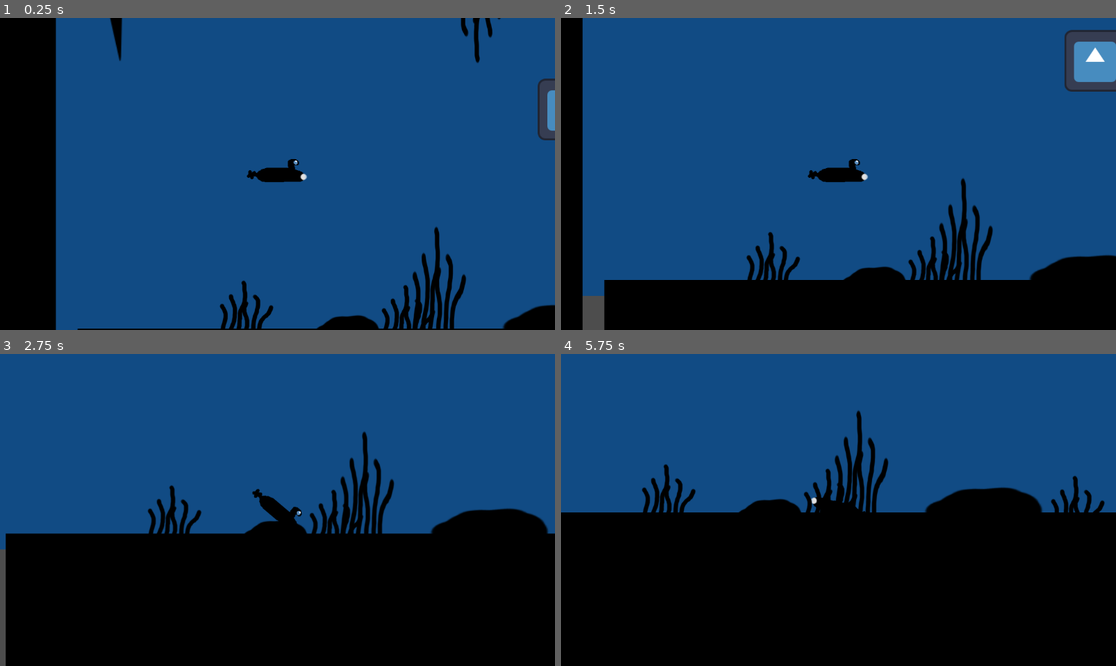
Above: before the commit, frames 1-4 (two rows, left to right).
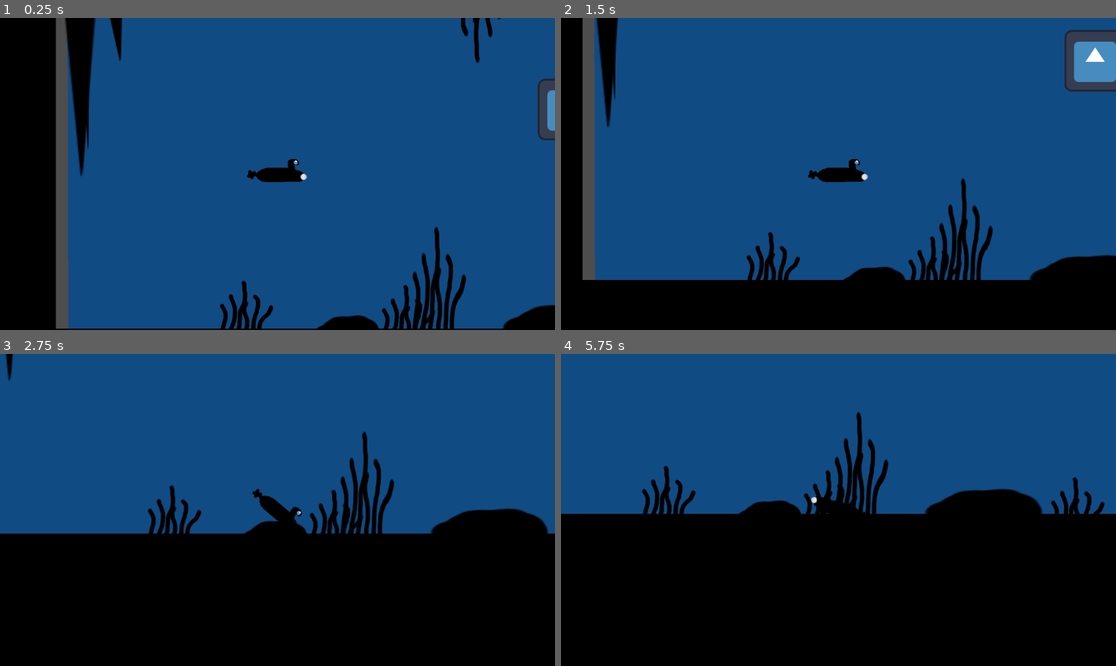
Above: after the commit, the same moments.

Repository: EddieRowe/godot-wild-jam-82
Game: Godot game, scene res://levels/level_1.tscn
Same seed, same stepped clock (60 frames per second), same inputs: the game is played once before the commit and once after it. The engine's default icon, where the game draws it, is replaced by a stand-in: a white triangle on a blue panel in a dark square.
Inputs:
- Up to frame 1 (0.25 s): no input
- Up to frame 2 (1.5 s): hold Right (ui_right) 0.53-1.28 s; hold Left (ui_left) from 1.28 s (still down)
- Up to frame 3 (2.75 s): release Left (ui_left) at 2.03 s; hold Right (ui_right) from 2.03 s (still down)
- Up to frame 4 (5.75 s): release Right (ui_right) at 2.78 s; hold Up (ui_up) 2.78-3.53 s; hold Left (ui_left) from 3.53 s (still down)

The runs differ from the first frame. In frame 1, 3.8% of the frame differs, in the area x 10-18%, y 0-100%; in frame 2, 3.4%; in frame 3, 0.5%; in frame 4, 1.0%.

Commit message:
Level 1 terrain

Diff:
--- a/levels/level_1.tscn
+++ b/levels/level_1.tscn
@@ -8,24 +8,29 @@
 [ext_resource type="PackedScene" uid="uid://cbasaylk3eohx" path="res://prefabs/rock_1.tscn" id="5_n46q3"]
 [ext_resource type="PackedScene" uid="uid://vv3icacjpd3r" path="res://prefabs/rock_2.tscn" id="6_btoec"]
 [ext_resource type="PackedScene" uid="uid://df4eaxgeperka" path="res://prefabs/stalactite.tscn" id="8_l53as"]
-[ext_resource type="PackedScene" uid="uid://dhh22p6ic0tqq" path="res://prefabs/rock_large.tscn" id="9_3sk1a"]
+[ext_resource type="PackedScene" uid="uid://dhh22p6ic0tqq" path="res://prefabs/rock_3.tscn" id="9_3sk1a"]
+[ext_resource type="PackedScene" uid="uid://ortbhodpm47m" path="res://prefabs/stalectite_med.tscn" id="10_08mmt"]
+[ext_resource type="PackedScene" uid="uid://wyj4yseicfyb" path="res://prefabs/stalectite_large.tscn" id="11_5ot28"]
+[ext_resource type="PackedScene" uid="uid://bck55k4gxutt3" path="res://prefabs/rock_large.tscn" id="12_aerfg"]
+[ext_resource type="PackedScene" uid="uid://cnkw37u6tf7mw" path="res://prefabs/rock_colossal.tscn" id="13_nmsli"]
+[ext_resource type="PackedScene" uid="uid://bvpj80d4ko5rs" path="res://prefabs/rock_ceiling.tscn" id="14_betor"]
 
 [sub_resource type="CircleShape2D" id="CircleShape2D_vn7o3"]
 radius = 61.0737
 
 [sub_resource type="RectangleShape2D" id="RectangleShape2D_bt44k"]
-size = Vector2(8933.02, 118.5)
+size = Vector2(24896.2, 118.5)
 
 [node name="Level1" type="Node2D"]
 
 [node name="Main Audio" parent="." instance=ExtResource("1_l53as")]
 
 [node name="ColorRect" type="ColorRect" parent="."]
-offset_left = -275.0
-offset_top = -49.0
-offset_right = 7722.0
-offset_bottom = 757.0
-rotation = 0.00350999
+offset_left = -26.0
+offset_top = -20.0
+offset_right = 23723.0
+offset_bottom = 786.0
+rotation = -0.00248979
 color = Color(0.0666667, 0.294118, 0.517647, 1)
 
 [node name="Player" parent="." instance=ExtResource("1_vn7o3")]
@@ -51,13 +56,13 @@
 script = ExtResource("2_bt44k")
 
 [node name="CollisionShape2D" type="CollisionShape2D" parent="Boundaries/BOUNDARYRigidBody2D"]
-position = Vector2(2453.49, -26)
+position = Vector2(10666.9, 10)
 shape = SubResource("RectangleShape2D_bt44k")
 
 [node name="ColorRect" type="ColorRect" parent="Boundaries/BOUNDARYRigidBody2D"]
-offset_left = -550.0
+offset_left = -567.0
 offset_top = -663.0
-offset_right = 7219.0
+offset_right = 23207.0
 offset_bottom = 68.0
 color = Color(0, 0, 0, 1)
 
@@ -91,13 +96,13 @@
 script = ExtResource("2_bt44k")
 
 [node name="CollisionShape2D" type="CollisionShape2D" parent="Boundaries/BOUNDARYRigidBody2D2"]
-position = Vector2(3888, 233)
+position = Vector2(11436, 230)
 shape = SubResource("RectangleShape2D_bt44k")
 
 [node name="ColorRect2" type="ColorRect" parent="Boundaries/BOUNDARYRigidBody2D2"]
-offset_left = -494.0
+offset_left = -554.0
 offset_top = 164.0
-offset_right = 7252.0
+offset_right = 23236.0
 offset_bottom = 985.0
 color = Color(0, 0, 0, 1)
 
@@ -116,6 +121,75 @@
 
 [node name="Rock3" parent="Boundaries/BOUNDARYRigidBody2D2" instance=ExtResource("5_n46q3")]
 position = Vector2(2236, 127)
+freeze = true
+
+[node name="Rock4" parent="Boundaries/BOUNDARYRigidBody2D2" instance=ExtResource("5_n46q3")]
+position = Vector2(14198, 124)
+freeze = true
+
+[node name="Kelp5" parent="Boundaries/BOUNDARYRigidBody2D2" instance=ExtResource("4_kx6l7")]
+position = Vector2(16404, -533)
+rotation = 3.06007
+
+[node name="Kelp6" parent="Boundaries/BOUNDARYRigidBody2D2" instance=ExtResource("4_kx6l7")]
+position = Vector2(20698, 118)
+
+[node name="Kelp7" parent="Boundaries/BOUNDARYRigidBody2D2" instance=ExtResource("4_kx6l7")]
+position = Vector2(21126, 155)
+
+[node name="Kelp8" parent="Boundaries/BOUNDARYRigidBody2D2" instance=ExtResource("4_kx6l7")]
+position = Vector2(21298.5, 95)
+scale = Vector2(1.06081, 1.44048)
+
+[node name="Kelp9" parent="Boundaries/BOUNDARYRigidBody2D2" instance=ExtResource("4_kx6l7")]
+position = Vector2(21214, 135)
+
+[node name="Kelp10" parent="Boundaries/BOUNDARYRigidBody2D2" instance=ExtResource("4_kx6l7")]
+position = Vector2(20917, 155)
+
+[node name="Kelp11" parent="Boundaries/BOUNDARYRigidBody2D2" instance=ExtResource("4_kx6l7")]
+position = Vector2(21380, 158)
+
+[node name="Kelp12" parent="Boundaries/BOUNDARYRigidBody2D2" instance=ExtResource("4_kx6l7")]
+position = Vector2(21537, 144)
+
+[node name="Kelp13" parent="Boundaries/BOUNDARYRigidBody2D2" instance=ExtResource("4_kx6l7")]
+position = Vector2(20838, -512)
+rotation = 3.12187
+scale = Vector2(1, 1.88126)
+
+[node name="Kelp14" parent="Boundaries/BOUNDARYRigidBody2D2" instance=ExtResource("4_kx6l7")]
+position = Vector2(20937, -555)
+rotation = 3.136
+
+[node name="Kelp15" parent="Boundaries/BOUNDARYRigidBody2D2" instance=ExtResource("4_kx6l7")]
+position = Vector2(20489, -549)
+rotation = 3.1249
+
+[node name="Kelp16" parent="Boundaries/BOUNDARYRigidBody2D2" instance=ExtResource("4_kx6l7")]
+position = Vector2(19705, -581)
+rotation = 3.13788
+
+[node name="Kelp17" parent="Boundaries/BOUNDARYRigidBody2D2" instance=ExtResource("4_kx6l7")]
+position = Vector2(20252, 147)
+
+[node name="Kelp18" parent="Boundaries/BOUNDARYRigidBody2D2" instance=ExtResource("4_kx6l7")]
+position = Vector2(20744, -556)
+rotation = -3.10247
+
+[node name="Kelp19" parent="Boundaries/BOUNDARYRigidBody2D2" instance=ExtResource("4_kx6l7")]
+position = Vector2(20206, -575)
+rotation = -3.06525
+
+[node name="Kelp20" parent="Boundaries/BOUNDARYRigidBody2D2" instance=ExtResource("4_kx6l7")]
+position = Vector2(21925, 89)
+scale = Vector2(1.27027, 1.77976)
+
+[node name="Kelp21" parent="Boundaries/BOUNDARYRigidBody2D2" instance=ExtResource("4_kx6l7")]
+position = Vector2(21823, 152)
+
+[node name="Kelp22" parent="Boundaries/BOUNDARYRigidBody2D2" instance=ExtResource("4_kx6l7")]
+position = Vector2(21980, 161)
 
 [node name="Obstacles" type="Node2D" parent="."]
 
@@ -179,8 +253,8 @@
 scale = Vector2(1.2027, 1.70238)
 
 [node name="RockLarge" parent="." instance=ExtResource("9_3sk1a")]
-position = Vector2(4650, 827)
-rotation = -3.14297
+position = Vector2(2558, 171)
+rotation = -6.27721
 scale = Vector2(2.34716, 1.37067)
 freeze = true
 
@@ -207,3 +281,400 @@
 [node name="Stalactite5" parent="." instance=ExtResource("8_l53as")]
 position = Vector2(5075, -5)
 freeze = true
+
+[node name="Kelp14" parent="." instance=ExtResource("4_kx6l7")]
+position = Vector2(4788, 684)
+
+[node name="Kelp15" parent="." instance=ExtResource("4_kx6l7")]
+position = Vector2(4890, 636)
+scale = Vector2(1, 2.77976)
+
+[node name="StalectiteMed" parent="." instance=ExtResource("10_08mmt")]
+freeze = true
+
+[node name="StalectiteMed2" parent="." instance=ExtResource("10_08mmt")]
+position = Vector2(5465, -9)
+freeze = true
+
+[node name="Stalactite6" parent="." instance=ExtResource("8_l53as")]
+position = Vector2(5594, -59)
+freeze = true
+
+[node name="Kelp16" parent="." instance=ExtResource("4_kx6l7")]
+position = Vector2(5313, 9.99998)
+rotation = 3.12204
+scale = Vector2(1, 1.22024)
+
+[node name="Kelp17" parent="." instance=ExtResource("4_kx6l7")]
+position = Vector2(5263, -4.00003)
+rotation = 3.08904
+
+[node name="Kelp18" parent="." instance=ExtResource("4_kx6l7")]
+position = Vector2(5851, -13)
+rotation = 2.98593
+
+[node name="Kelp19" parent="." instance=ExtResource("4_kx6l7")]
+position = Vector2(4505, -8.00002)
+rotation = 3.10864
+
+[node name="Kelp20" parent="." instance=ExtResource("4_kx6l7")]
+position = Vector2(4072, 561)
+
+[node name="StalectiteLarge" parent="." instance=ExtResource("11_5ot28")]
+freeze = true
+
+[node name="StalectiteLarge2" parent="." instance=ExtResource("11_5ot28")]
+position = Vector2(6048, -11)
+freeze = true
+
+[node name="Rock4" parent="." instance=ExtResource("5_n46q3")]
+position = Vector2(5663, 695)
+freeze = true
+
+[node name="Kelp21" parent="." instance=ExtResource("4_kx6l7")]
+position = Vector2(5588, 699)
+
+[node name="Kelp22" parent="." instance=ExtResource("4_kx6l7")]
+position = Vector2(5906, 622)
+scale = Vector2(1, 2.71429)
+
+[node name="Kelp23" parent="." instance=ExtResource("4_kx6l7")]
+position = Vector2(5998, 686)
+
+[node name="Kelp24" parent="." instance=ExtResource("4_kx6l7")]
+position = Vector2(6619, 10)
+rotation = 3.14015
+
+[node name="Kelp25" parent="." instance=ExtResource("4_kx6l7")]
+position = Vector2(6703, 5.99999)
+rotation = -3.58314
+
+[node name="RockLarge2" parent="." instance=ExtResource("9_3sk1a")]
+position = Vector2(6184, 297)
+freeze = true
+
+[node name="Kelp26" parent="." instance=ExtResource("4_kx6l7")]
+position = Vector2(7413, 691)
+
+[node name="Kelp27" parent="." instance=ExtResource("4_kx6l7")]
+position = Vector2(7494, 594)
+scale = Vector2(1.31081, 2.64286)
+
+[node name="Kelp28" parent="." instance=ExtResource("4_kx6l7")]
+position = Vector2(7592, 663)
+scale = Vector2(1, 2.76786)
+
+[node name="Kelp29" parent="." instance=ExtResource("4_kx6l7")]
+position = Vector2(7659, 687)
+
+[node name="Kelp30" parent="." instance=ExtResource("4_kx6l7")]
+position = Vector2(8006, 674)
+
+[node name="Rock5" parent="." instance=ExtResource("6_btoec")]
+position = Vector2(7807, 264)
+
+[node name="Rock6" parent="." instance=ExtResource("5_n46q3")]
+position = Vector2(7857, 724)
+freeze = true
+
+[node name="Kelp31" parent="." instance=ExtResource("4_kx6l7")]
+position = Vector2(8762, 645)
+scale = Vector2(1, 1.99405)
+
+[node name="Kelp32" parent="." instance=ExtResource("4_kx6l7")]
+position = Vector2(7522, 44)
+rotation = -3.13206
+scale = Vector2(1, 2.09162)
+
+[node name="Kelp33" parent="." instance=ExtResource("4_kx6l7")]
+position = Vector2(7622, 21.9999)
+rotation = 2.94388
+
+[node name="RockLarge3" parent="." instance=ExtResource("12_aerfg")]
+position = Vector2(13380, 618)
+freeze = true
+
+[node name="RockLarge4" parent="." instance=ExtResource("12_aerfg")]
+position = Vector2(10035, 452)
+freeze = true
+
+[node name="Kelp34" parent="." instance=ExtResource("4_kx6l7")]
+position = Vector2(9831, 682)
+
+[node name="Kelp35" parent="." instance=ExtResource("4_kx6l7")]
+position = Vector2(9755, 582)
+scale = Vector2(1, 3.4881)
+
+[node name="Kelp36" parent="." instance=ExtResource("4_kx6l7")]
+position = Vector2(9689, 672)
+scale = Vector2(1.28378, 1.42262)
+
+[node name="Kelp37" parent="." instance=ExtResource("4_kx6l7")]
+position = Vector2(9580, 651)
+scale = Vector2(1, 1.97024)
+
+[node name="Kelp38" parent="." instance=ExtResource("4_kx6l7")]
+position = Vector2(9409, 691)
+
+[node name="Kelp39" parent="." instance=ExtResource("4_kx6l7")]
+position = Vector2(9501, 732)
+
+[node name="Stalactite7" parent="." instance=ExtResource("8_l53as")]
+position = Vector2(9059, -15)
+freeze = true
+
+[node name="Stalactite8" parent="." instance=ExtResource("8_l53as")]
+position = Vector2(9168, 14)
+freeze = true
+
+[node name="Rock7" parent="." instance=ExtResource("5_n46q3")]
+position = Vector2(10705, 682)
+
+[node name="Kelp40" parent="." instance=ExtResource("4_kx6l7")]
+position = Vector2(10738, 611)
+
+[node name="RockLarge5" parent="." instance=ExtResource("9_3sk1a")]
+position = Vector2(11909, 298)
+freeze = true
+
+[node name="RockLarge6" parent="." instance=ExtResource("9_3sk1a")]
+position = Vector2(11558, 255)
+freeze = true
+
+[node name="Kelp41" parent="." instance=ExtResource("4_kx6l7")]
+position = Vector2(11487, 674)
+
+[node name="Kelp42" parent="." instance=ExtResource("4_kx6l7")]
+position = Vector2(11403, 651)
+scale = Vector2(1, 2.8631)
+
+[node name="Kelp43" parent="." instance=ExtResource("4_kx6l7")]
+position = Vector2(13183, 695)
+
+[node name="StalectiteLarge3" parent="." instance=ExtResource("11_5ot28")]
+position = Vector2(14431, -20)
+freeze = true
+
+[node name="Kelp44" parent="." instance=ExtResource("4_kx6l7")]
+position = Vector2(14307, 685)
+scale = Vector2(1, 2.19643)
+
+[node name="Kelp45" parent="." instance=ExtResource("4_kx6l7")]
+position = Vector2(14391, 673)
+
+[node name="Kelp46" parent="." instance=ExtResource("4_kx6l7")]
+position = Vector2(14244, 727)
+
+[node name="Kelp47" parent="." instance=ExtResource("4_kx6l7")]
+position = Vector2(14995, 663)
+scale = Vector2(1.31081, 2.21429)
+
+[node name="Kelp48" parent="." instance=ExtResource("4_kx6l7")]
+position = Vector2(14917, 641)
+scale = Vector2(1, 2.51786)
+
+[node name="Kelp49" parent="." instance=ExtResource("4_kx6l7")]
+position = Vector2(14867, 637)
+scale = Vector2(1, 1.57143)
+
+[node name="Kelp50" parent="." instance=ExtResource("4_kx6l7")]
+position = Vector2(12154, 65.0001)
+rotation = 3.07075
+scale = Vector2(1, 2.01337)
+
+[node name="Kelp51" parent="." instance=ExtResource("4_kx6l7")]
+position = Vector2(12027, 25)
+rotation = 3.12592
+
+[node name="Kelp52" parent="." instance=ExtResource("4_kx6l7")]
+position = Vector2(12723, 8)
+rotation = -3.13516
+
+[node name="Kelp53" parent="." instance=ExtResource("4_kx6l7")]
+position = Vector2(13158, 12)
+rotation = 3.02672
+
+[node name="Kelp54" parent="." instance=ExtResource("4_kx6l7")]
+position = Vector2(13267, 48.0001)
+rotation = 3.04292
+scale = Vector2(1, 2.56865)
+
+[node name="Kelp55" parent="." instance=ExtResource("4_kx6l7")]
+position = Vector2(10364, 24.9998)
+rotation = 2.92655
+scale = Vector2(1, 1.5)
+
+[node name="StalectiteMed3" parent="." instance=ExtResource("10_08mmt")]
+position = Vector2(15131, -142)
+freeze = true
+
+[node name="Kelp56" parent="." instance=ExtResource("4_kx6l7")]
+position = Vector2(15051, 689)
+
+[node name="Stalactite9" parent="." instance=ExtResource("8_l53as")]
+position = Vector2(15366, -71)
+freeze = true
+
+[node name="Stalactite10" parent="." instance=ExtResource("8_l53as")]
+position = Vector2(15546, -4)
+freeze = true
+
+[node name="RockLarge7" parent="." instance=ExtResource("9_3sk1a")]
+position = Vector2(15500, 322)
+freeze = true
+
+[node name="Rock8" parent="." instance=ExtResource("6_btoec")]
+position = Vector2(16147, 380)
+
+[node name="Kelp57" parent="." instance=ExtResource("4_kx6l7")]
+position = Vector2(16365, 643)
+
+[node name="Kelp58" parent="." instance=ExtResource("4_kx6l7")]
+position = Vector2(16628, 518)
+scale = Vector2(1, 2.14286)
+
+[node name="Kelp59" parent="." instance=ExtResource("4_kx6l7")]
+position = Vector2(16749, 577)
+
+[node name="StalectiteLarge4" parent="." instance=ExtResource("11_5ot28")]
+position = Vector2(17361, 15)
+freeze = true
+
+[node name="StalectiteMed4" parent="." instance=ExtResource("10_08mmt")]
+position = Vector2(17524, 7)
+freeze = true
+
+[node name="Stalactite11" parent="." instance=ExtResource("8_l53as")]
+position = Vector2(17624, 15)
+freeze = true
+
+[node name="Kelp60" parent="." instance=ExtResource("4_kx6l7")]
+position = Vector2(17010, 54.9997)
+rotation = -3.22832
+scale = Vector2(1, 1.67262)
+
+[node name="RockCollosal" parent="." instance=ExtResource("13_nmsli")]
+position = Vector2(18087, 391)
+freeze = true
+
+[node name="RockLarge8" parent="." instance=ExtResource("12_aerfg")]
+position = Vector2(19950, 508)
+freeze = true
+
+[node name="Kelp61" parent="." instance=ExtResource("4_kx6l7")]
+position = Vector2(19744, 604)
+scale = Vector2(1.98649, 3.1369)
+
+[node name="Kelp62" parent="." instance=ExtResource("4_kx6l7")]
+position = Vector2(19637, 530)
+scale = Vector2(1, 2.7381)
+
+[node name="Kelp63" parent="." instance=ExtResource("4_kx6l7")]
+position = Vector2(20055, 458)
+
+[node name="Kelp64" parent="." instance=ExtResource("4_kx6l7")]
+position = Vector2(17786, 659)
+scale = Vector2(1, 2.04167)
+
+[node name="Kelp65" parent="." instance=ExtResource("4_kx6l7")]
+position = Vector2(17699, 631)
+scale = Vector2(1, 2.31548)
+
+[node name="Kelp66" parent="." instance=ExtResource("4_kx6l7")]
+position = Vector2(17582, 700)
+
+[node name="Kelp67" parent="." instance=ExtResource("4_kx6l7")]
+position = Vector2(17285, 575)
+scale = Vector2(1, 3.08929)
+
+[node name="Kelp68" parent="." instance=ExtResource("4_kx6l7")]
+position = Vector2(17194, 648)
+scale = Vector2(1, 1.82143)
+
+[node name="Rock9" parent="." instance=ExtResource("5_n46q3")]
+position = Vector2(17235, 679)
+freeze = true
+
+[node name="Stalactite12" parent="." instance=ExtResource("8_l53as")]
+position = Vector2(18083, -39)
+freeze = true
+
+[node name="Kelp69" parent="." instance=ExtResource("4_kx6l7")]
+position = Vector2(17941, -27)
+rotation = -3.12741
+
+[node name="StalectiteMed5" parent="." instance=ExtResource("10_08mmt")]
+position = Vector2(19670, -156)
+freeze = true
+
+[node name="Stalactite13" parent="." instance=ExtResource("8_l53as")]
+position = Vector2(19478, -56)
+
+[node name="Kelp70" parent="." instance=ExtResource("4_kx6l7")]
+position = Vector2(21011, 643)
+scale = Vector2(1.02027, 1.93452)
+
+[node name="Kelp71" parent="." instance=ExtResource("4_kx6l7")]
+position = Vector2(21093, 613)
+scale = Vector2(1.20946, 2.73214)
+
+[node name="Kelp72" parent="." instance=ExtResource("4_kx6l7")]
+position = Vector2(20487, 43)
+rotation = -3.05674
+scale = Vector2(1, 1.64286)
+
+[node name="Kelp73" parent="." instance=ExtResource("4_kx6l7")]
+position = Vector2(20448, -3)
+rotation = 2.85809
+
+[node name="Kelp74" parent="." instance=ExtResource("4_kx6l7")]
+position = Vector2(22506, 604.5)
+scale = Vector2(1, 2.05357)
+
+[node name="Kelp75" parent="." instance=ExtResource("4_kx6l7")]
+position = Vector2(22574, 713)
+
+[node name="RockCeiling" parent="." instance=ExtResource("14_betor")]
+position = Vector2(21439, -54)
+freeze = true
+
+[node name="Kelp76" parent="." instance=ExtResource("4_kx6l7")]
+position = Vector2(23108, 23)
+rotation = 3.03716
+scale = Vector2(1, 1.67857)
+
+[node name="Kelp77" parent="." instance=ExtResource("4_kx6l7")]
+position = Vector2(23167, 5.99976)
+rotation = 2.98118
+
+[node name="Kelp78" parent="." instance=ExtResource("4_kx6l7")]
+position = Vector2(23428, 3.8147e-06)
+rotation = 3.0821
+
+[node name="Rock10" parent="." instance=ExtResource("5_n46q3")]
+position = Vector2(22574, 682)
+freeze = true
+
+[node name="Kelp79" parent="." instance=ExtResource("4_kx6l7")]
+position = Vector2(22709, 673)
+
+[node name="Kelp80" parent="." instance=ExtResource("4_kx6l7")]
+position = Vector2(22831, 614)
+scale = Vector2(1, 2.25595)
+
+[node name="Kelp81" parent="." instance=ExtResource("4_kx6l7")]
+position = Vector2(22888, 682)
+
+[node name="Rock11" parent="." instance=ExtResource("5_n46q3")]
+position = Vector2(22694, 703)
+freeze = true
+
+[node name="Kelp82" parent="." instance=ExtResource("4_kx6l7")]
+position = Vector2(23164, 700)
+
+[node name="Kelp83" parent="." instance=ExtResource("4_kx6l7")]
+position = Vector2(23528, 719)
+
+[node name="Rock12" parent="." instance=ExtResource("5_n46q3")]
+position = Vector2(23328, 697)
+freeze = true
--- /dev/null
+++ b/prefabs/rock_3.tscn
@@ -0,0 +1,23 @@
+[gd_scene load_steps=4 format=3 uid="uid://dhh22p6ic0tqq"]
+
+[ext_resource type="Script" uid="uid://dgvltd8eyaevh" path="res://scripts/obstacle.gd" id="1_3jugr"]
+[ext_resource type="Texture2D" uid="uid://ketdawoguj8g" path="res://art/large_rock_placeholder.png" id="2_b18hd"]
+
+[sub_resource type="CapsuleShape2D" id="CapsuleShape2D_3jugr"]
+radius = 109.948
+height = 843.068
+
+[node name="RockLarge" type="RigidBody2D" groups=["Obstacle"]]
+script = ExtResource("1_3jugr")
+
+[node name="CollisionShape2D" type="CollisionShape2D" parent="."]
+position = Vector2(562, 400)
+rotation = 1.53309
+scale = Vector2(0.740455, 0.926757)
+shape = SubResource("CapsuleShape2D_3jugr")
+
+[node name="Sprite2D" type="Sprite2D" parent="."]
+position = Vector2(560, 373)
+rotation = 3.13702
+scale = Vector2(1.53909, 1.38053)
+texture = ExtResource("2_b18hd")
--- /dev/null
+++ b/prefabs/rock_ceiling.tscn
@@ -0,0 +1,22 @@
+[gd_scene load_steps=4 format=3 uid="uid://bvpj80d4ko5rs"]
+
+[ext_resource type="Script" uid="uid://dgvltd8eyaevh" path="res://scripts/obstacle.gd" id="1_68n1w"]
+[ext_resource type="Texture2D" uid="uid://ketdawoguj8g" path="res://art/large_rock_placeholder.png" id="2_lwg0r"]
+
+[sub_resource type="CapsuleShape2D" id="CapsuleShape2D_68n1w"]
+radius = 73.7979
+height = 1260.11
+
+[node name="RockCeiling" type="RigidBody2D" groups=["Obstacle"]]
+script = ExtResource("1_68n1w")
+
+[node name="CollisionShape2D" type="CollisionShape2D" parent="."]
+position = Vector2(657, 60)
+rotation = 1.58472
+shape = SubResource("CapsuleShape2D_68n1w")
+disabled = true
+
+[node name="Sprite2D" type="Sprite2D" parent="."]
+position = Vector2(700, 84)
+scale = Vector2(2.48845, 1)
+texture = ExtResource("2_lwg0r")
--- /dev/null
+++ b/prefabs/rock_colossal.tscn
@@ -0,0 +1,22 @@
+[gd_scene load_steps=4 format=3 uid="uid://cnkw37u6tf7mw"]
+
+[ext_resource type="Script" uid="uid://dgvltd8eyaevh" path="res://scripts/obstacle.gd" id="1_kjjuj"]
+[ext_resource type="Texture2D" uid="uid://ketdawoguj8g" path="res://art/large_rock_placeholder.png" id="2_wwd8y"]
+
+[sub_resource type="CapsuleShape2D" id="CapsuleShape2D_kjjuj"]
+radius = 273.993
+height = 1658.09
+
+[node name="RockCollosal" type="RigidBody2D" groups=["Obstacle"]]
+script = ExtResource("1_kjjuj")
+
+[node name="CollisionShape2D" type="CollisionShape2D" parent="."]
+position = Vector2(669, 324)
+rotation = 1.48459
+shape = SubResource("CapsuleShape2D_kjjuj")
+
+[node name="Sprite2D" type="Sprite2D" parent="."]
+position = Vector2(665, 226)
+rotation = 3.12577
+scale = Vector2(3.21858, 4.37953)
+texture = ExtResource("2_wwd8y")
--- a/prefabs/rock_large.tscn
+++ b/prefabs/rock_large.tscn
@@ -1,21 +1,22 @@
-[gd_scene load_steps=4 format=3 uid="uid://dhh22p6ic0tqq"]
+[gd_scene load_steps=4 format=3 uid="uid://bck55k4gxutt3"]
 
 [ext_resource type="Script" uid="uid://dgvltd8eyaevh" path="res://scripts/obstacle.gd" id="1_3jugr"]
-[ext_resource type="Texture2D" uid="uid://ketdawoguj8g" path="res://art/large_rock_placeholder.png" id="2_b18hd"]
+[ext_resource type="Texture2D" uid="uid://63lb0xappwn4" path="res://art/rock2_placeholder.png" id="2_b18hd"]
 
-[sub_resource type="CapsuleShape2D" id="CapsuleShape2D_3jugr"]
-radius = 61.0
-height = 494.0
+[sub_resource type="CapsuleShape2D" id="CapsuleShape2D_y0de8"]
+radius = 216.404
+height = 869.845
 
-[node name="RockLarge" type="RigidBody2D" groups=["Obstacle"]]
+[node name="RockLarge3" type="RigidBody2D" groups=["Obstacle"]]
 script = ExtResource("1_3jugr")
 
 [node name="CollisionShape2D" type="CollisionShape2D" parent="."]
-position = Vector2(331, 94)
-rotation = 1.58877
-scale = Vector2(0.854811, 0.958122)
-shape = SubResource("CapsuleShape2D_3jugr")
+position = Vector2(298, 243)
+rotation = 1.92892
+shape = SubResource("CapsuleShape2D_y0de8")
 
 [node name="Sprite2D" type="Sprite2D" parent="."]
-position = Vector2(352, 108)
+position = Vector2(250, 180)
+rotation = -3.1502
+scale = Vector2(10.9014, 6.96081)
 texture = ExtResource("2_b18hd")
--- a/prefabs/stalactite.tscn
+++ b/prefabs/stalactite.tscn
@@ -4,13 +4,15 @@
 [ext_resource type="Texture2D" uid="uid://cbqrwutb65vdc" path="res://art/stalactite_placeholder.png" id="2_wyiy1"]
 
 [sub_resource type="CapsuleShape2D" id="CapsuleShape2D_jxk1s"]
-height = 132.0
+radius = 3.0
+height = 196.0
 
 [node name="Stalactite" type="RigidBody2D" groups=["Obstacle"]]
 script = ExtResource("1_8vrgk")
 
 [node name="CollisionShape2D" type="CollisionShape2D" parent="."]
 position = Vector2(78, 67)
+rotation = -0.067675
 shape = SubResource("CapsuleShape2D_jxk1s")
 
 [node name="Sprite2D" type="Sprite2D" parent="."]
--- /dev/null
+++ b/prefabs/stalectite_large.tscn
@@ -0,0 +1,20 @@
+[gd_scene load_steps=4 format=3 uid="uid://wyj4yseicfyb"]
+
+[ext_resource type="Script" uid="uid://dgvltd8eyaevh" path="res://scripts/obstacle.gd" id="1_hdgnw"]
+[ext_resource type="Texture2D" uid="uid://cbqrwutb65vdc" path="res://art/stalactite_placeholder.png" id="2_0r4p7"]
+
+[sub_resource type="CapsuleShape2D" id="CapsuleShape2D_hdgnw"]
+height = 412.0
+
+[node name="StalectiteLarge" type="RigidBody2D" groups=["Obstacle"]]
+script = ExtResource("1_hdgnw")
+
+[node name="CollisionShape2D" type="CollisionShape2D" parent="."]
+position = Vector2(5, 202)
+shape = SubResource("CapsuleShape2D_hdgnw")
+
+[node name="Sprite2D" type="Sprite2D" parent="."]
+position = Vector2(-7.99997, 179)
+rotation = 0.0615666
+scale = Vector2(2.846, 2.92375)
+texture = ExtResource("2_0r4p7")
--- /dev/null
+++ b/prefabs/stalectite_med.tscn
@@ -0,0 +1,21 @@
+[gd_scene load_steps=4 format=3 uid="uid://ortbhodpm47m"]
+
+[ext_resource type="Script" uid="uid://dgvltd8eyaevh" path="res://scripts/obstacle.gd" id="1_p3loe"]
+[ext_resource type="Texture2D" uid="uid://cbqrwutb65vdc" path="res://art/stalactite_placeholder.png" id="2_b1mcj"]
+
+[sub_resource type="CapsuleShape2D" id="CapsuleShape2D_p3loe"]
+radius = 3.03651
+height = 414.232
+
+[node name="StalectiteMed" type="RigidBody2D" groups=["Obstacle"]]
+script = ExtResource("1_p3loe")
+
+[node name="CollisionShape2D" type="CollisionShape2D" parent="."]
+position = Vector2(8, 140)
+rotation = -0.0371485
+shape = SubResource("CapsuleShape2D_p3loe")
+
+[node name="Sprite2D" type="Sprite2D" parent="."]
+position = Vector2(8, 160)
+scale = Vector2(1, 2.45455)
+texture = ExtResource("2_b1mcj")
Not shown: 1 places in levels/level_1.tscn that only renumber resources
